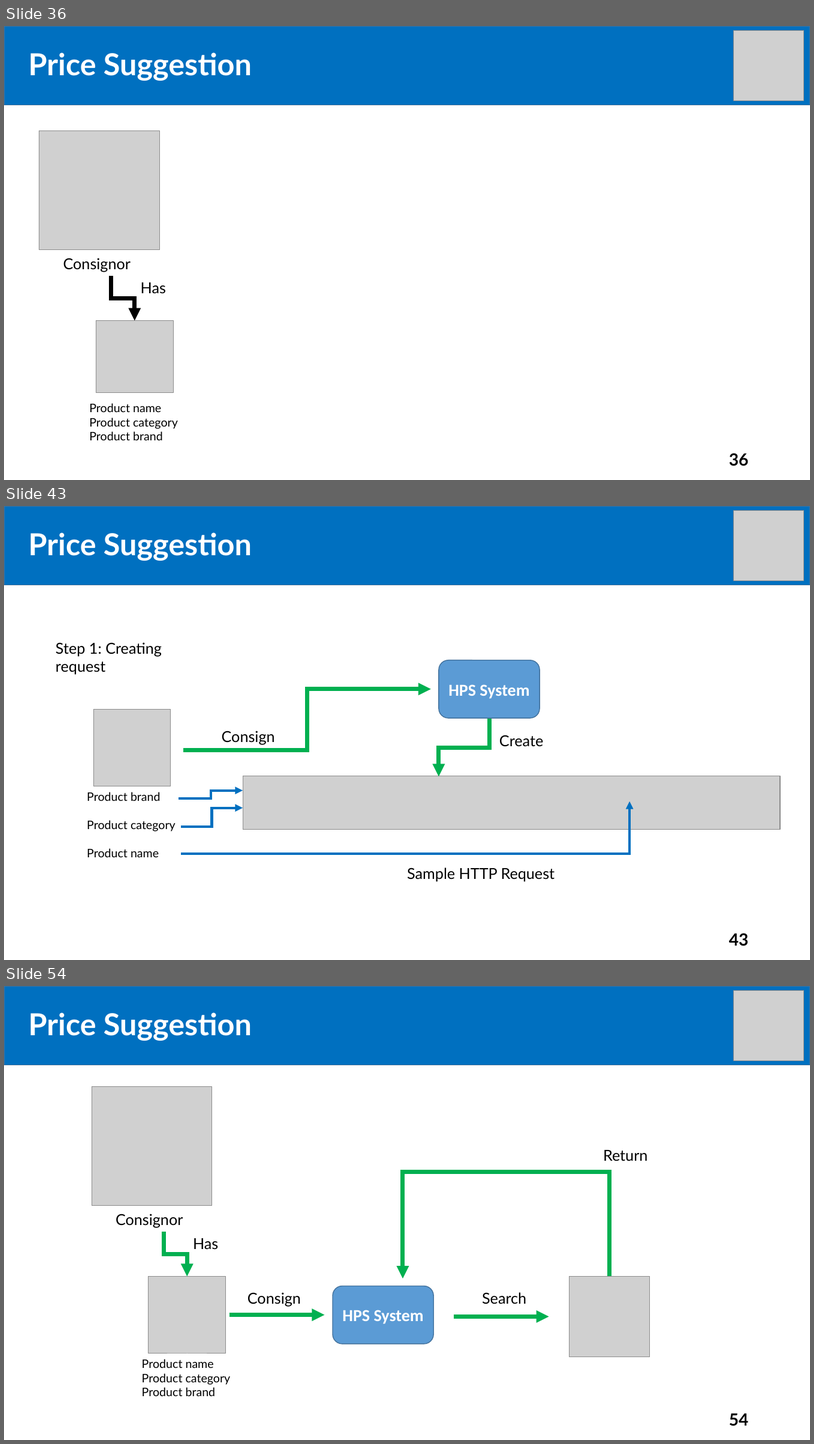
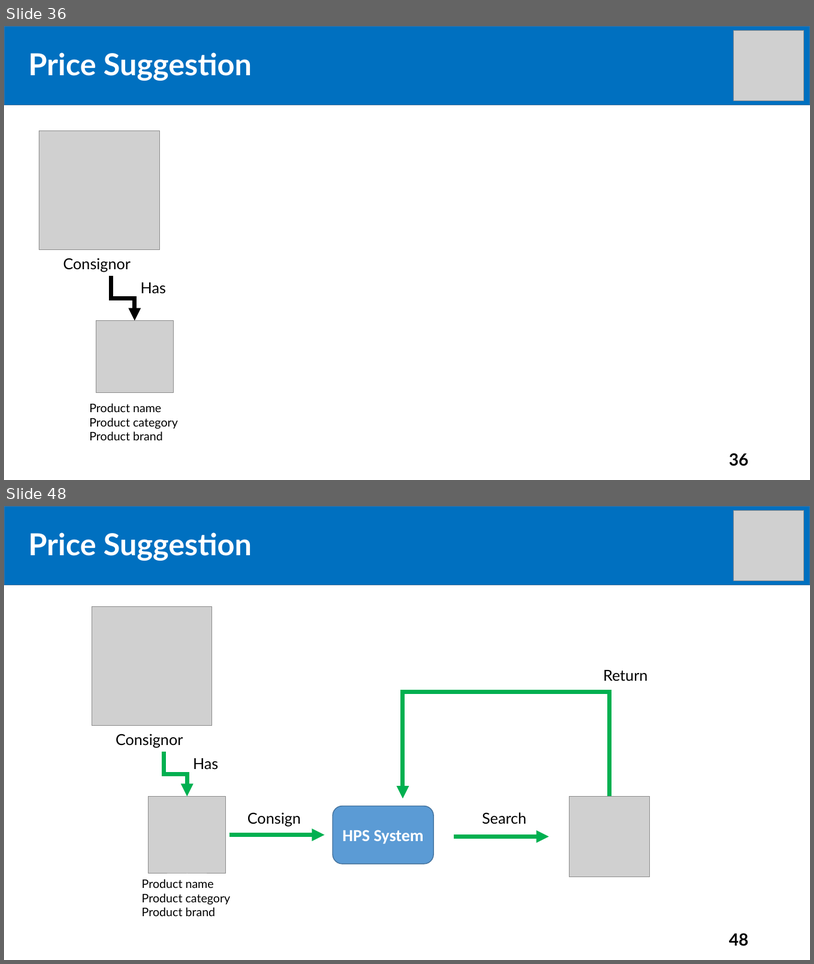
Before and after one commit to tiendan3108/CP, a slide deck: Source/Presentation/PreFinalPresentation.pptx. Shown one above the other, each under a label of ours: slides 36, 43 and 54 before the commit, slides 36 and 48 after it; the slides between them are not shown. The pictures are 814x1444 and 814x964 pixels, drawn with LibreOffice and Linux fonts; fonts in the diff are those of the drawing; grey boxes stand for pictures. Boxes give left, top, right and bottom in pixels: in the first picture for what was removed or moved away, otherwise in the second. Text is boxed around its words. In the diff, an @@ line names an element or a change of style, - is before the commit and + after.

```diff
--- a/Source/Presentation/PreFinalPresentation.pptx
+++ b/Source/Presentation/PreFinalPresentation.pptx
@@ slide 43 removed at [4, 506, 810, 960], background #FFFFFF @@
@@ rectangle removed at [4, 506, 810, 585] @@
@@ picture removed at [734, 510, 804, 580] @@
@@ text removed at [29, 532, 252, 561] @@
-Price Suggestion
@@ title removed at [50, 538, 174, 561] @@
-Outline
@@ text removed at [56, 642, 162, 675] @@
-Step 1: Creating request
@@ rounded rectangle removed at [439, 660, 540, 718] @@
-HPS System
@@ elbow arrow removed from (183, 750) to (431, 688) @@
@@ picture removed at [93, 709, 171, 786] @@
@@ elbow arrow removed from (490, 718) to (439, 777) @@
@@ text removed at [222, 730, 275, 745] @@
-Consign
@@ text removed at [500, 735, 543, 747] @@
-Create
@@ text removed at [87, 792, 176, 857] @@
-Product brand
-Product category
-Product name
@@ elbow arrow removed from (179, 798) to (243, 790) @@
@@ picture removed at [243, 776, 781, 829] @@
@@ elbow arrow removed from (181, 826) to (243, 808) @@
@@ elbow arrow removed from (181, 853) to (630, 801) @@
@@ text removed at [407, 867, 555, 882] @@
-Sample HTTP Request
@@ page number removed at [729, 933, 749, 946] @@
-43
@@ what was slide 54 is now slide 48 @@
@@ page number at [729, 933, 749, 946]: text changed @@
-54
+48
```
Also in this commit, not shown: 5 slides changed, 6 slides added, 11 other slides removed.
